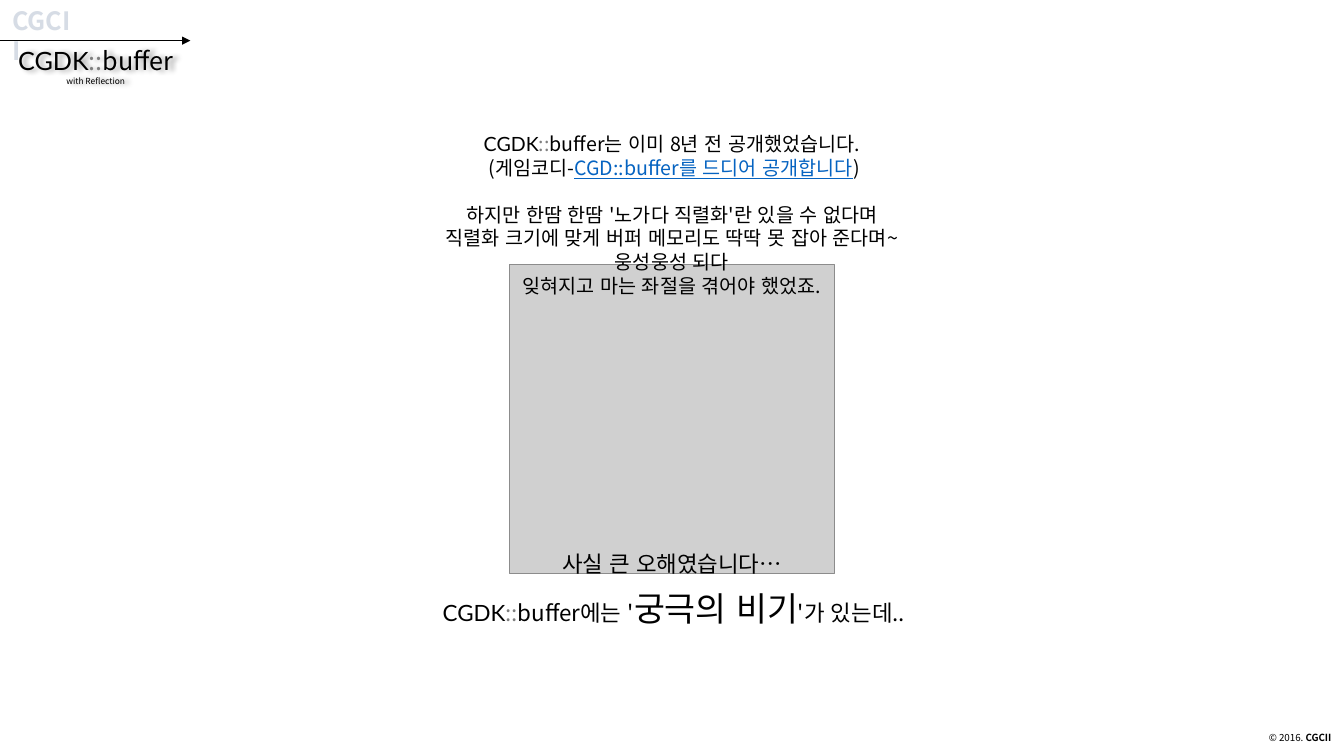
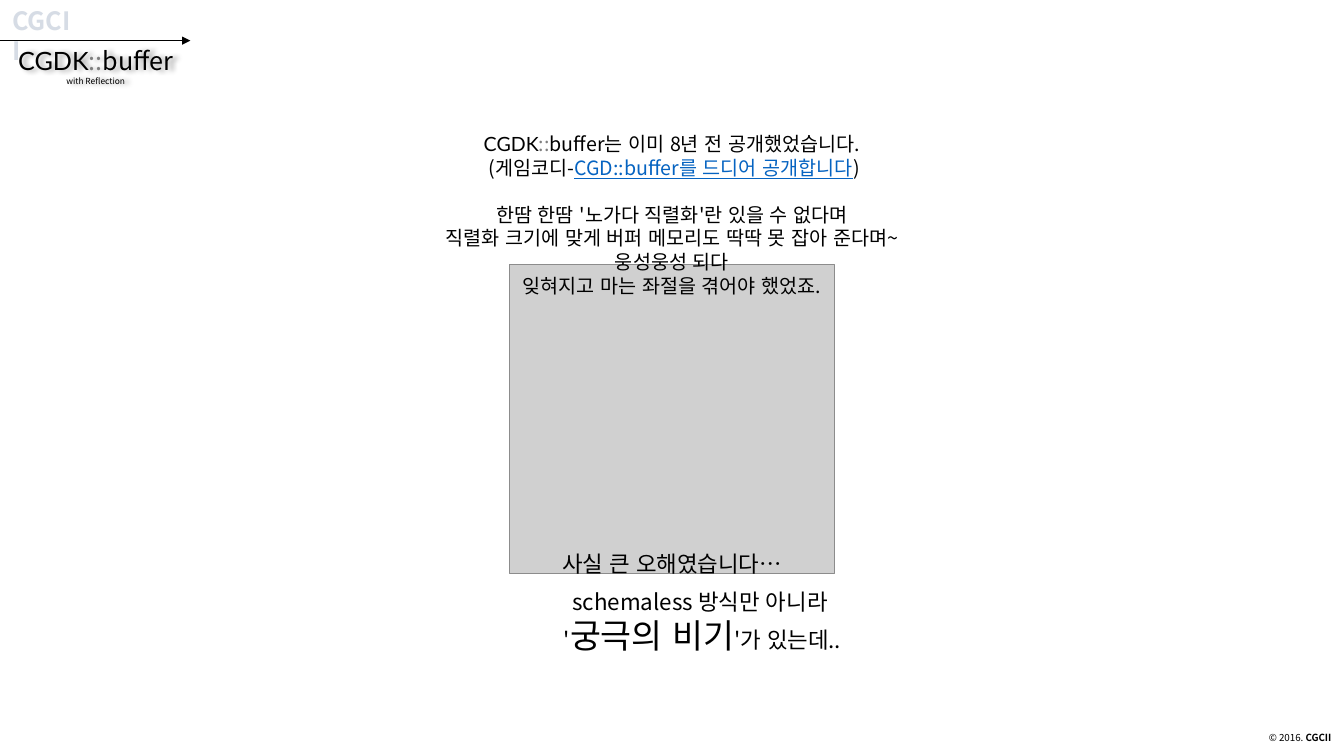
Before and after one commit to CGLabs/CGDK.buffer, a slide deck: slide 21 of C++/document/intruduce_CGDK.buffer.pptx. Drawn at 1344x756 pixels with LibreOffice and Linux fonts; fonts in the diff are those of the drawing; grey boxes stand for pictures. Boxes give left, top, right and bottom in pixels: in the first picture for what was removed or moved away, otherwise in the second. Text is boxed around its words. In the diff, an @@ line names an element or a change of style, - is before the commit and + after.

```diff
--- a/C++/document/intruduce_CGDK.buffer.pptx
+++ b/C++/document/intruduce_CGDK.buffer.pptx
@@ text at (484,134,860,224): text changed @@
-CGDK::buffer는 이미 8년 전 공개했었습니다.
-(게임코디-CGD::buffer를 드디어 공개합니다)
-하지만 한땀 한땀 '노가다 직렬화'란 있을 수 없다며
+CGDK::buffer는 이미 8년 전 공개했었습니다.
+(게임코디-CGD::buffer를 드디어 공개합니다)
+한땀 한땀 '노가다 직렬화'란 있을 수 없다며
@@ text at (570,591,841,651): text changed @@
-CGDK::buffer에는 '궁극의 비기'가 있는데..
+schemaless 방식만 아니라
+'궁극의 비기'가 있는데..
```
Also in this commit, not shown: 24 other slides changed, 2 slides added, 1 other file.
